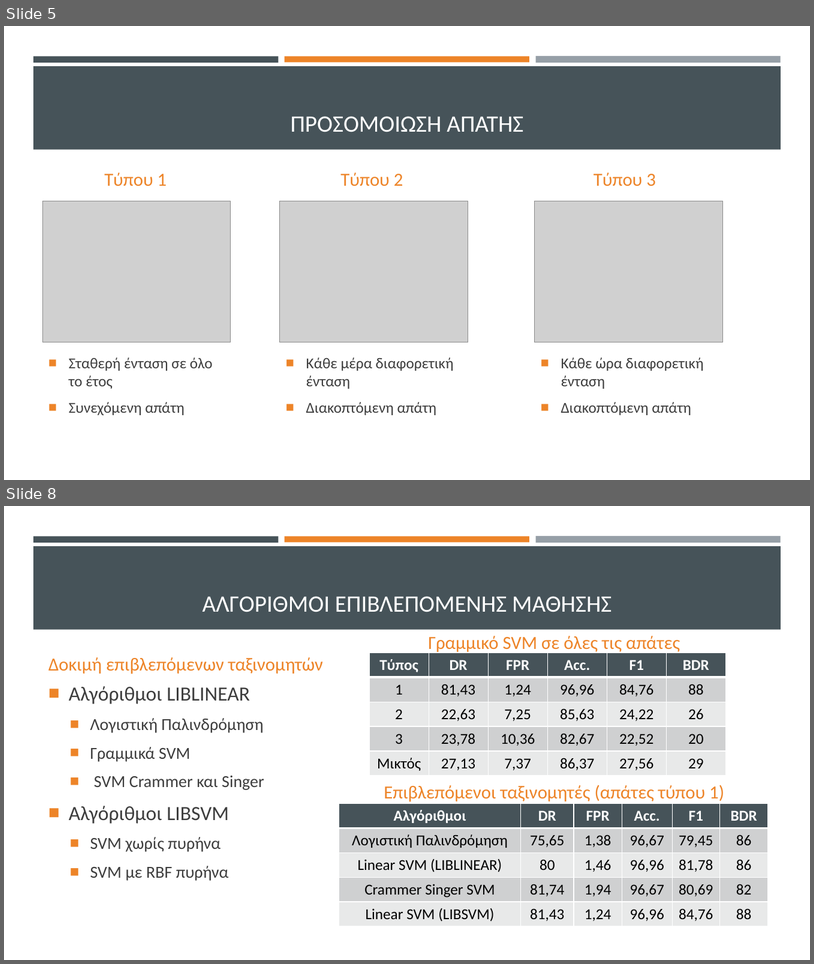
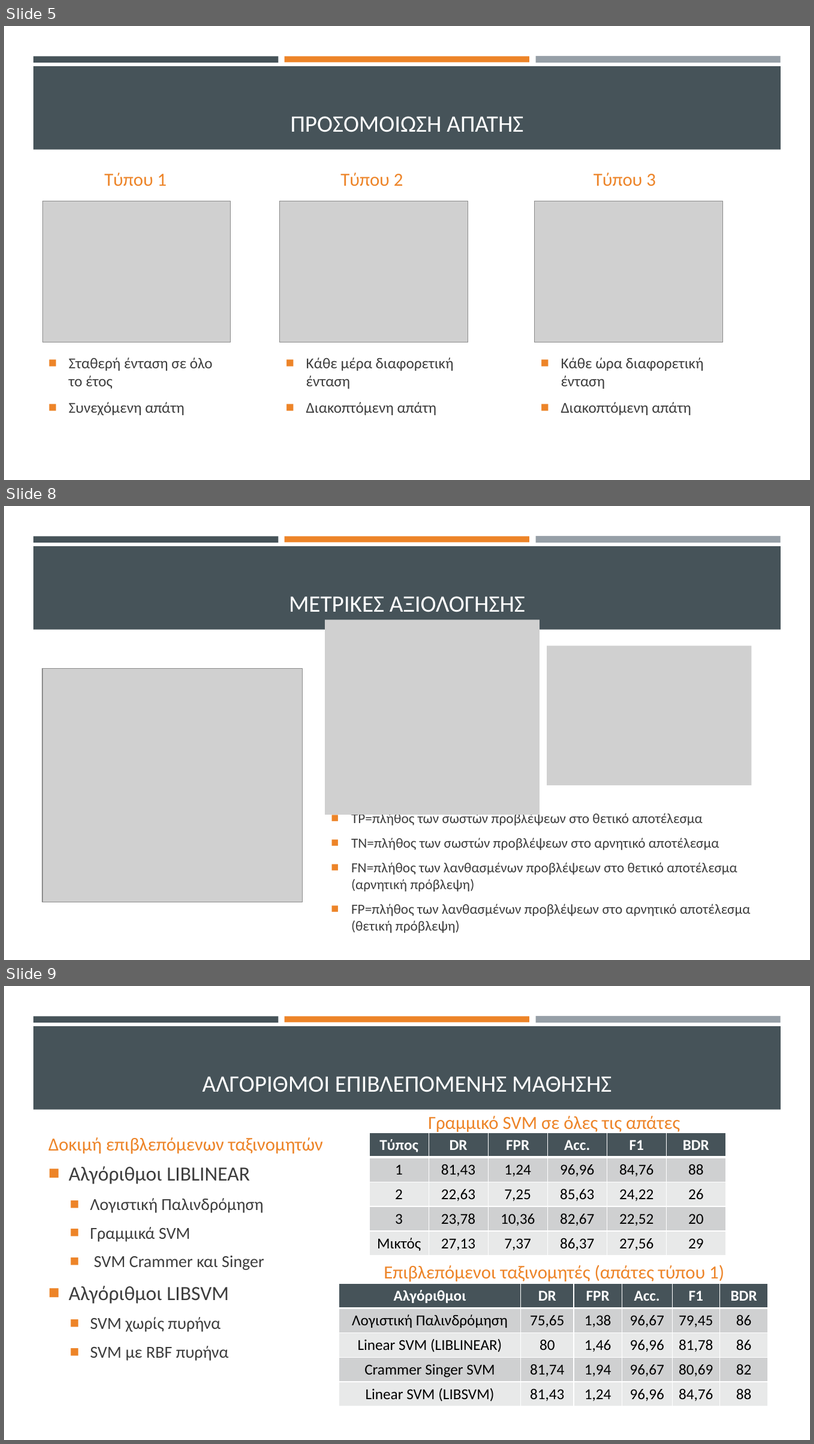
Before and after one commit to thanmitsel/Theft-detection, a slide deck: LateX/Presentation/Ανιχνευση μη τεχνικων απωλειων με συστηματα μηχανικης μαθησης.pptx. Shown one above the other, each under a label of ours: slides 5 and 8 before the commit, slides 5, 8 and 9 after it; the slides between them are not shown. The pictures are 814x964 and 814x1444 pixels, drawn with LibreOffice and Linux fonts; fonts in the diff are those of the drawing; grey boxes stand for pictures. Boxes give left, top, right and bottom in pixels: in the first picture for what was removed or moved away, otherwise in the second. Text is boxed around its words. In the diff, an @@ line names an element or a change of style, - is before the commit and + after.

```diff
--- a/LateX/Presentation/Ανιχνευση μη τεχνικων απωλειων με συστηματα μηχανικης μαθησης.pptx
+++ b/LateX/Presentation/Ανιχνευση μη τεχνικων απωλειων με συστηματα μηχανικης μαθησης.pptx
@@ slide 8 added at (4,506,810,960), background #FFFFFF; not listed: 4 template elements that a slide beside it also shows @@
@@ title added at (289,596,525,612), 28 pt, text #FFFFFF @@
+ΜΕΤΡΙΚΕΣ ΑΞΙΟΛΟΓΗΣΗΣ
@@ picture added at (325,620,540,814) @@
@@ picture added at (547,646,752,786) @@
@@ picture added at (43,668,303,901) @@
@@ text added at (351,811,751,933), 16.6 pt, text #3D3D3D @@
+■ TP=πλήθος των σωστών προβλέψεων στο θετικό αποτέλεσμα
+■ TN=πλήθος των σωστών προβλέψεων στο αρνητικό αποτέλεσμα
+■ FN=πλήθος των λανθασμένων προβλέψεων στο θετικό αποτέλεσμα (αρνητική πρόβλεψη)
+■ FP=πλήθος των λανθασμένων προβλέψεων στο αρνητικό αποτέλεσμα (θετική πρόβλεψη)
@@ what was slide 8 is now slide 9 @@
```
Also in this commit, not shown: 6 slides changed, 8 other files.
